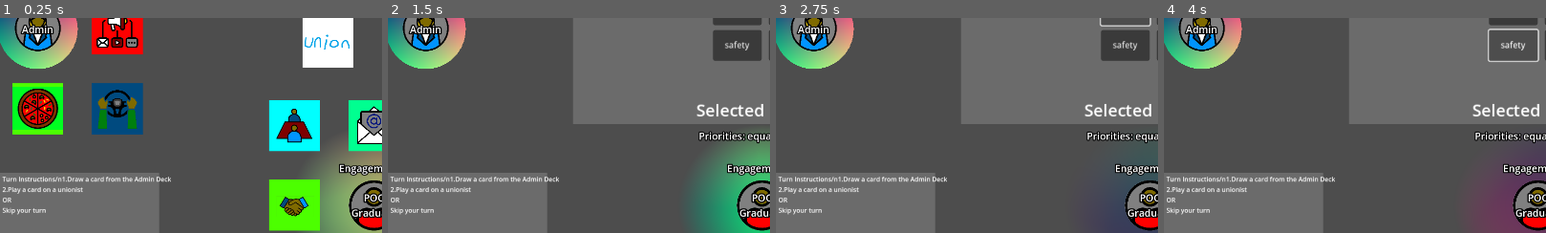
Above: before the commit, frames 1-4 (left to right).
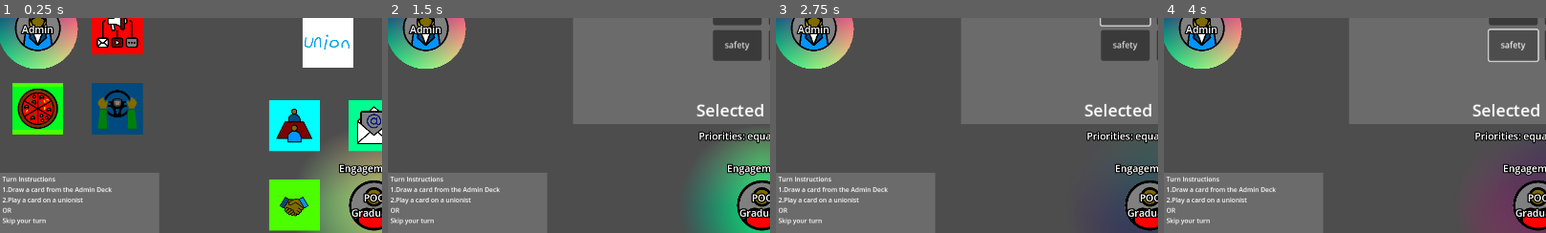
Above: after the commit, the same moments.

Repository: AX-I/Union-Battle
Game: Godot game, scene res://Scenes/strike_scene.tscn
The game is run twice, just before and just after one commit, with the same random seed, the same clock (stepped at 60 frames per second) and the same inputs. This scene is started directly instead of the project's main scene. The engine's default icon, where the game draws it, is replaced by a stand-in: a white triangle on a blue panel in a dark square.
Inputs:
- Up to frame 1 (0.25 s): no input
- Up to frame 2 (1.5 s): click "End Turn" at 0.5 s; click "Toggle Priorities" at 1.25 s
- Up to frame 3 (2.75 s): click "equality" at 2 s
- Up to frame 4 (4 s): click "benefits" at 2.75 s; click "safety" at 3.5 s
The pictures show only the part of the screen within x 0-50%, y 46-96%; the shares and areas given below are measured in that part.

The runs differ from the first frame. In frame 1, 1.4% of the frame differs, in the area x 0-45%, y 73-97%; in frame 2, 1.4%; in frame 3, 1.4%; in frame 4, 1.4%.

Commit message:
Card Played Indicator and Turn Condition Updates

Diff:
--- a/union-battle/Scenes/strike_scene.tscn
+++ b/union-battle/Scenes/strike_scene.tscn
@@ -440,6 +440,9 @@
 [node name="CardPos5" type="Node2D" parent="CanvasLayer/BotCenter/Player1/CardPositions"]
 position = Vector2(-200, 0)
 
+[node name="PlayerTimer1" type="Timer" parent="CanvasLayer/BotCenter/Player1"]
+wait_time = 2.0
+
 [node name="RightCenter" type="HBoxContainer" parent="CanvasLayer"]
 anchors_preset = 6
 anchor_left = 1.0
@@ -551,6 +554,9 @@
 [node name="CardPos5" type="Node2D" parent="CanvasLayer/RightCenter/Player2/CardPositions"]
 position = Vector2(-200, 0)
 
+[node name="PlayerTimer2" type="Timer" parent="CanvasLayer/RightCenter/Player2"]
+wait_time = 2.0
+
 [node name="TopCenter" type="HBoxContainer" parent="CanvasLayer"]
 anchors_preset = 5
 anchor_left = 0.5
@@ -657,6 +663,9 @@
 
 [node name="CardPos5" type="Node2D" parent="CanvasLayer/TopCenter/Player3/CardPositions"]
 position = Vector2(-200, 0)
+
+[node name="PlayerTimer3" type="Timer" parent="CanvasLayer/TopCenter/Player3"]
+wait_time = 2.0
 
 [node name="LeftCenter" type="HBoxContainer" parent="CanvasLayer"]
 anchors_preset = 4
@@ -760,7 +769,10 @@
 [connection signal="button_down" from="CanvasLayer/Center/Control/UnionDeck" to="." method="draw_card" binds= [true]]
 [connection signal="button_down" from="CanvasLayer/Center/Control/AdminDeck" to="." method="draw_card" binds= [false]]
 [connection signal="end_turn" from="CanvasLayer/BotCenter/Player1" to="." method="_on_end_turn"]
+[connection signal="timeout" from="CanvasLayer/BotCenter/Player1/PlayerTimer1" to="CanvasLayer/BotCenter/Player1" method="_on_player_timer_timeout"]
 [connection signal="end_turn" from="CanvasLayer/RightCenter/Player2" to="." method="_on_end_turn"]
+[connection signal="timeout" from="CanvasLayer/RightCenter/Player2/PlayerTimer2" to="CanvasLayer/RightCenter/Player2" method="_on_player_timer_timeout"]
 [connection signal="end_turn" from="CanvasLayer/TopCenter/Player3" to="." method="_on_end_turn"]
+[connection signal="timeout" from="CanvasLayer/TopCenter/Player3/PlayerTimer3" to="CanvasLayer/TopCenter/Player3" method="_on_player_timer_timeout"]
 [connection signal="end_turn" from="CanvasLayer/LeftCenter/Player4" to="." method="_on_end_turn"]
 [connection signal="recv_turn_end" from="ConnectionIn" to="." method="_on_connection_in_recv_turn_end"]
--- a/union-battle/Scripts/strike_scene_scripts/card.gd
+++ b/union-battle/Scripts/strike_scene_scripts/card.gd
@@ -224,7 +224,9 @@
 
 	# If the body is an appliance then revert its colour
 	if body.is_in_group("player_group"):
-		body.modulate = Color(1.0, 1.0, 1.0, 1.0)
+		if !body.modulate == Color(1.0, 0.8431, 0.0, 0.5):
+			body.modulate = Color(1.0, 1.0, 1.0, 1.0)
+
 		_player_ref   = null
 
 # Getter for starting position
--- a/union-battle/Scripts/strike_scene_scripts/strike_scene.gd
+++ b/union-battle/Scripts/strike_scene_scripts/strike_scene.gd
@@ -204,7 +204,27 @@
 	indicator.z_index = -10
 
 	if (!Globals.PLAYERS[Globals.MY_ID].is_player_union()):
-		instructions_text.text = "Turn Instructions/n1.Draw a card from the Admin Deck\n2.Play a card on a unionist\nOR\nSkip your turn"
+		instructions_text.text = "Turn Instructions\n1.Draw a card from the Admin Deck\n2.Play a card on a unionist\nOR\nSkip your turn"
+	else:
+
+		# If a player cannot play then ask them to end their turn
+		if !Globals.PLAYERS[Globals.MY_ID].is_alive():
+
+			# Telling the player that both their risk and engagement are out of bounds
+			if Globals.PLAYERS[Globals.MY_ID].get_engagement() <= 0 and Globals.PLAYERS[Globals.MY_ID].get_risk() >= 10:
+				instructions_text.text = "Your engagement is too low\nand your risk is too high.\nPlease end your turn."
+
+			# Telling the player that their risk is too high
+			elif Globals.PLAYERS[Globals.MY_ID].get_risk() >= 10:
+				instructions_text.text = "Your risk is too high.\nPlease end your turn."
+
+			# Telling the player that their engagement is too low
+			else:
+				instructions_text.text = "Your engagement is too low.\nPlease end your turn."
+
+		# Telling the player their actions on their turn as a unionist
+		else:
+			instructions_text.text = "Turn Instructions:\n1. Draw a card from the Union Deck\n2. Play a card (on yourself or another Unionist)\nOR\nDeclare a priority to vote on\nOR\nSkip your turn"
 
 	indicator = get_node('TurnIndicator')
 	indicator.global_position = Globals.PLAYER_COORDS[Globals.curr_turn]
@@ -483,6 +503,7 @@
 			if player.is_player_union():
 				total_engagement -= player.get_engagement()
 		Globals.PLAYERS[Globals.curr_turn].adjust_money(total_engagement)
+	setupIndicators()
 
 func _on_dev_switch_player_pressed() -> void:
 	Globals.MY_ID += 1
--- a/union-battle/Scripts/strike_scene_scripts/unionist.gd
+++ b/union-battle/Scripts/strike_scene_scripts/unionist.gd
@@ -1,10 +1,11 @@
 extends StaticBody2D
 
-# All of the labels
+# All of the child labels and other objects
 var egmt_label: 				Label		= null
-var risk_label:				Label		= null
-var player_label:			Label		= null
-var priorities_label:		Label 		= null
+var risk_label:					Label		= null
+var player_label:				Label		= null
+var priorities_label:			Label 		= null
+var player_timer:				Timer		= null
 
 # Constants for strings
 const ENGAGEMENT_LABEL_STR:	String	    = "Engagement: "
@@ -47,6 +48,10 @@
 		# Storing the player label
 		if child.name.contains("Label"):
 			player_label = child
+
+		# Storing the player timer
+		if child.name.contains("Timer"):
+			player_timer = child
 
 		# Storing the priorities label
 		if child.name.contains("Priorities"):
@@ -133,6 +138,7 @@
 	# Adjusting engagement and risk
 	_engagement 		 	   = _engagement + card.get_engagement()
 	_risk 				 	   = _risk + card.get_risk()
+	self.display_card_played()
 
 	# Making sure engagement is not below zero
 	if _engagement < 0:
@@ -200,7 +206,7 @@
 	return _IS_UNION
 
 func is_alive() -> bool:
-	return _engagement > 0
+	return _engagement > 0 and _risk < 10
 
 func get_stats() -> Dictionary:
 	return {'engagement':get_engagement(), 'risk':get_risk()}
@@ -208,6 +214,12 @@
 func set_stats(new_stat: Dictionary) -> void:
 	set_engagement(new_stat['engagement'])
 	set_risk(new_stat['risk'])
+
+# Called to briefly flash the player gold to show a card was played on them
+func display_card_played() -> void:
+	print("card played on: " + str(Globals.MY_ID))
+	self.modulate = Color(1.0, 0.8431, 0.0, 0.5)
+	player_timer.start()
 
 func get_init_card_pos_array() -> Array:
 	var ret = []
@@ -216,3 +228,7 @@
 			ret.append(obj.global_position)
 
 	return ret
+
+# Called to reset the modulation after a timeout
+func _on_player_timer_timeout() -> void:
+	self.modulate = Color(1.0, 1.0, 1.0, 1.0)
